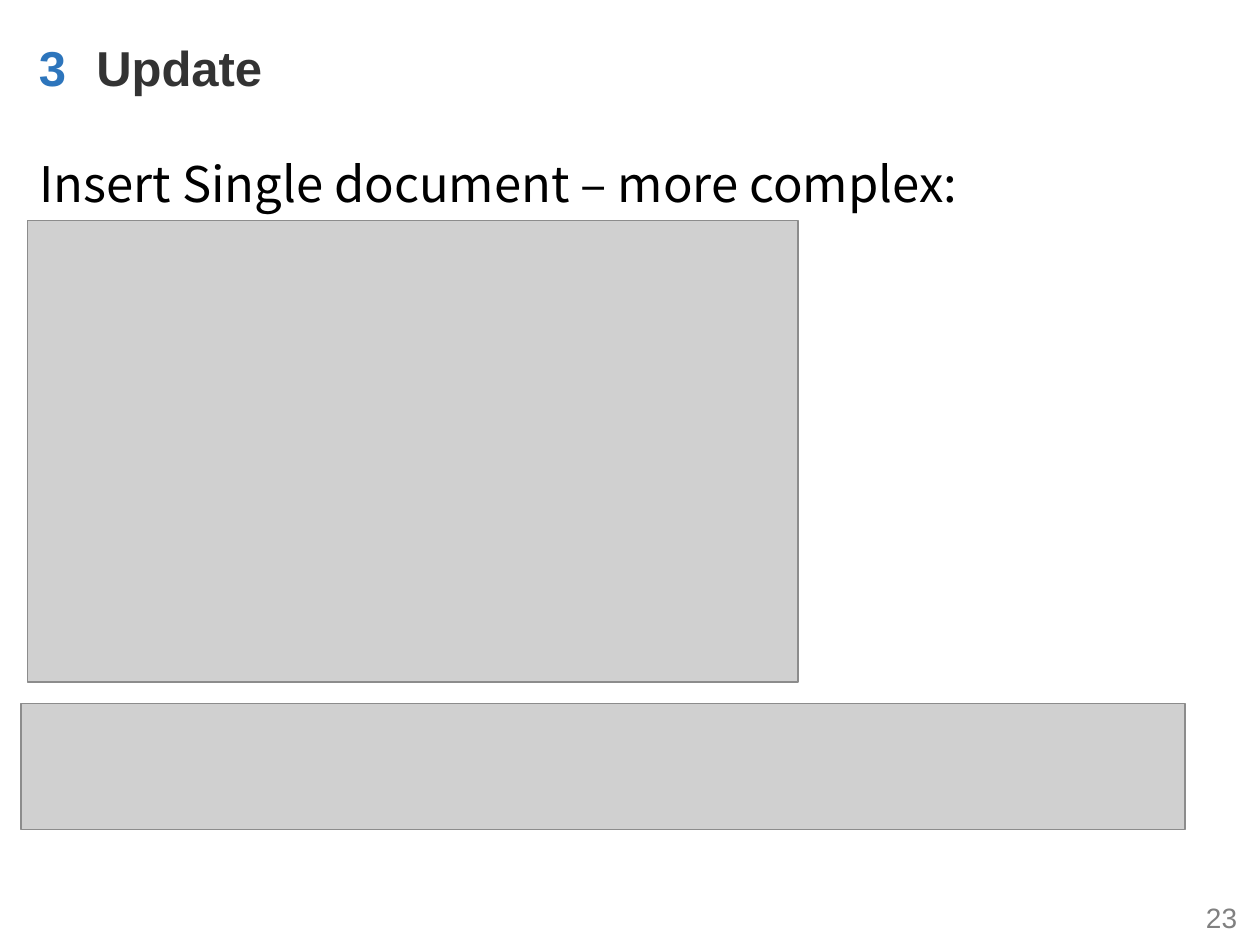
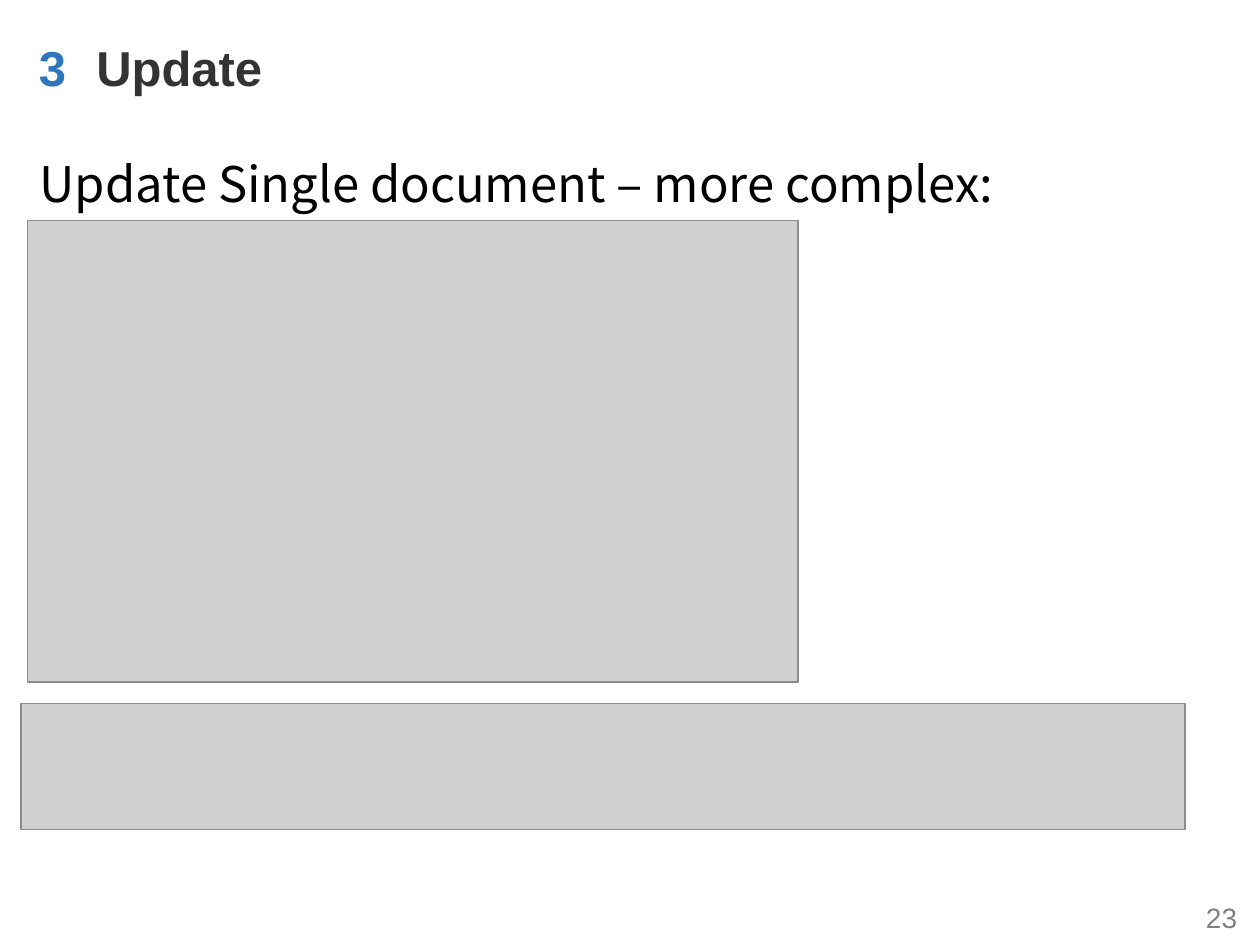
Before and after one commit to WenhaoXu/full-stack-web-course, a slide deck: slide 23 of db/mongodb/2017/materials/MongoDB_CH2_CRUD.pptx. Drawn at 1260x945 pixels with LibreOffice and Linux fonts; fonts in the diff are those of the drawing; grey boxes stand for pictures; background and template pictures are left out. Boxes give left, top, right and bottom in pixels: in the first picture for what was removed or moved away, otherwise in the second. Text is boxed around its words. In the diff, an @@ line names an element or a change of style, - is before the commit and + after.

```diff
--- a/db/mongodb/2017/materials/MongoDB_CH2_CRUD.pptx
+++ b/db/mongodb/2017/materials/MongoDB_CH2_CRUD.pptx
@@ text at (40,163,993,214): text changed @@
-Insert Single document – more complex:
+Update Single document – more complex:
```
Also in this commit, not shown: 2 other slides changed, 13 slides added, 1 other file.
